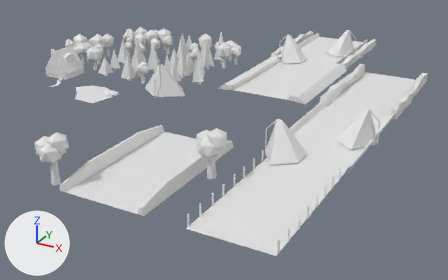
Renders of the Blender file assets/models/forest.blend from each side of a commit.
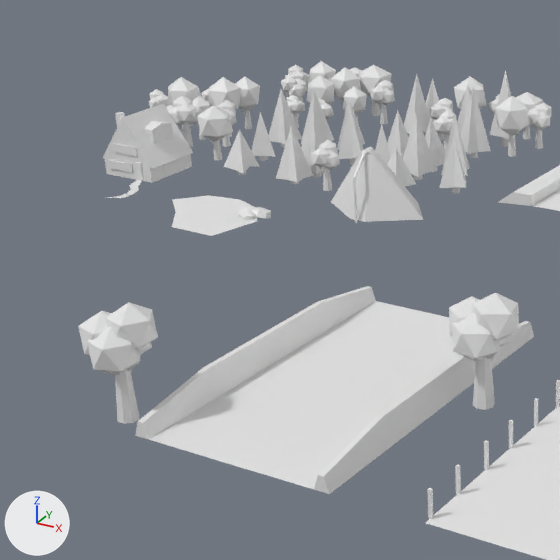
Each version is shown whole from a 50 mm lens placed at (40.4, -75.5, 33.5), pointed at (-5.0, 7.2, -7.9), then close up on the part from 0% to 55% of the width and 0% to 87% of the height. Every picture has the same lights, and +X, +Y and +Z are marked at lower left.

The scene before the commit, as lines of its bpy script (objects in view):
```python
me_cube_008 = bpy.data.meshes.new('Cube.008')
me_cube_008.from_pydata(...)  # 33 vertices, 32 faces; spans x -14.51..-13.48, y 0.94..3.38, z 0.0..4.94
me_cube_009 = bpy.data.meshes.new('Cube.009')
me_cube_009.from_pydata(...)  # 12 vertices, 6 faces; spans x -17.93..-10.06, y 1.17..6.4, z 0.13..4.57
me_cube_011 = bpy.data.meshes.new('Cube.011')
me_cube_011.from_pydata(...)  # 194 vertices, 152 faces; spans x -4.75..0.83, y -7.66..1.34, z -0.74..4.04
me_icosphere_002 = bpy.data.meshes.new('Icosphere.002')
me_icosphere_002.from_pydata(...)  # 1068 vertices, 1076 faces; spans x -5.03..6.83, y -6.09..4.38, z -0.14..4.67
ob_0_streetlamp = bpy.data.objects.new('0_streetlamp', me_cube_008)
ob_0_streetlamp.parent = ob_props
ob_0_streetlamp.location = (0.0, 0.0, 0.0)
ob_1_cabin = bpy.data.objects.new('1_cabin', me_cube_011)
ob_1_cabin.parent = ob_props
ob_1_cabin.location = (-32.58, 4.19, 0.729)
ob_2_forest = bpy.data.objects.new('2_forest', me_icosphere_002)
ob_2_forest.parent = ob_props
ob_2_forest.location = (-32.0, 22.0, 0.0)
ob_streetlamp_light = bpy.data.objects.new('streetlamp_light', me_cube_009)
ob_streetlamp_light.parent = ob_props
ob_streetlamp_light.location = (0.0, 0.0, 0.0)
# also in view: '1_trees' at (-14.8, 11.0, 2.6); 'road_part_a' at (0.0, -20.0, 0.0); '0_tree.002' at (-28.1, 6.2, 1.8); '2_forest.002' at (-16.6, 21.6, 3.1); '0_tree.003' at (-20.0, 6.0, 1.9)
```
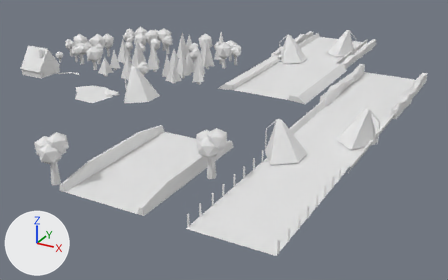
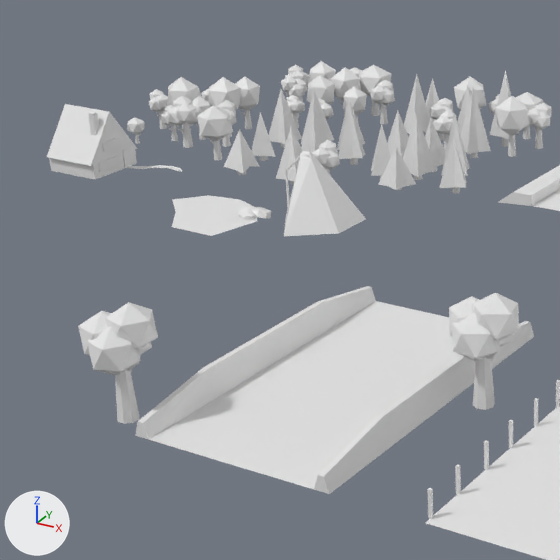
Edits to the scene script, one JSON object a line:
```json
{"block": "me_cube_008", "where": "me_cube_008.from_pydata(...)  # 33 vertices, 32 faces; spans x -14.51..-13.48, y 0.94..3.38, z 0.0..4.94"}
{"block": "me_cube_008", "where": "# used by ob_0_streetlamp; parent = ob_props; location = (0.0, 0.0, 0.0)"}
{"block": "me_cube_008", "change": "me_cube_008 part 1: the whole mesh is turned -90 degrees about the z axis through its middle, then moved by (15.16, -2.16, 0.0)"}
{"block": "me_cube_009", "where": "me_cube_009.from_pydata(...)  # 12 vertices, 6 faces; spans x -17.93..-10.06, y 1.17..6.4, z 0.13..4.57"}
{"block": "me_cube_009", "where": "# used by ob_streetlamp_light; parent = ob_props; location = (0.0, 0.0, 0.0)"}
{"block": "me_cube_009", "change": "me_cube_009 part 2: the whole mesh is turned -90 degrees about the z axis through its middle, then moved by (16.79, -3.78, 0.0)"}
{"op": "add", "block": "me_cube_011_1", "code": ["me_cube_011_1 = bpy.data.meshes.new('Cube.011')", "me_cube_011_1.from_pydata(...)  # 194 vertices, 152 faces; spans x -8.82..0.42, y -5.0..0.58, z -0.74..4.04"]}
{"op": "set", "path": "ob_0_streetlamp.location", "old": "(0.0, 0.0, 0.0)", "new": "(-19.0, 0.0, 0.0)"}
{"op": "set", "path": "ob_streetlamp_light.location", "old": "(0.0, 0.0, 0.0)", "new": "(-19.0, 0.0, 0.0)"}
{"op": "remove", "block": "ob_1_cabin", "code": ["ob_1_cabin = bpy.data.objects.new('1_cabin', me_cube_011)", "ob_1_cabin.parent = ob_props", "ob_1_cabin.location = (-32.58, 4.19, 0.729)"]}
{"op": "add", "block": "ob_0_cabin", "code": ["ob_0_cabin = bpy.data.objects.new('0_cabin', me_cube_011_1)", "ob_0_cabin.parent = ob_props", "ob_0_cabin.location = (-32.58, 4.19, 0.729)"]}
```

Boxes [x1, y1, x2, y2] around the edits, measured in the close-ups (560 x 560 px):
```json
{"object": "streetlamp_light", "change": "mesh turned, moved", "before": [331, 151, 423, 222], "after": [284, 157, 366, 236]}
{"object": "1_cabin", "change": "deleted", "before": [102, 104, 193, 198]}
{"object": "0_cabin", "change": "added", "after": [47, 104, 182, 180]}
{"object": "0_streetlamp", "change": "mesh turned, moved", "before": [353, 146, 375, 223], "after": [285, 151, 315, 207]}
```
